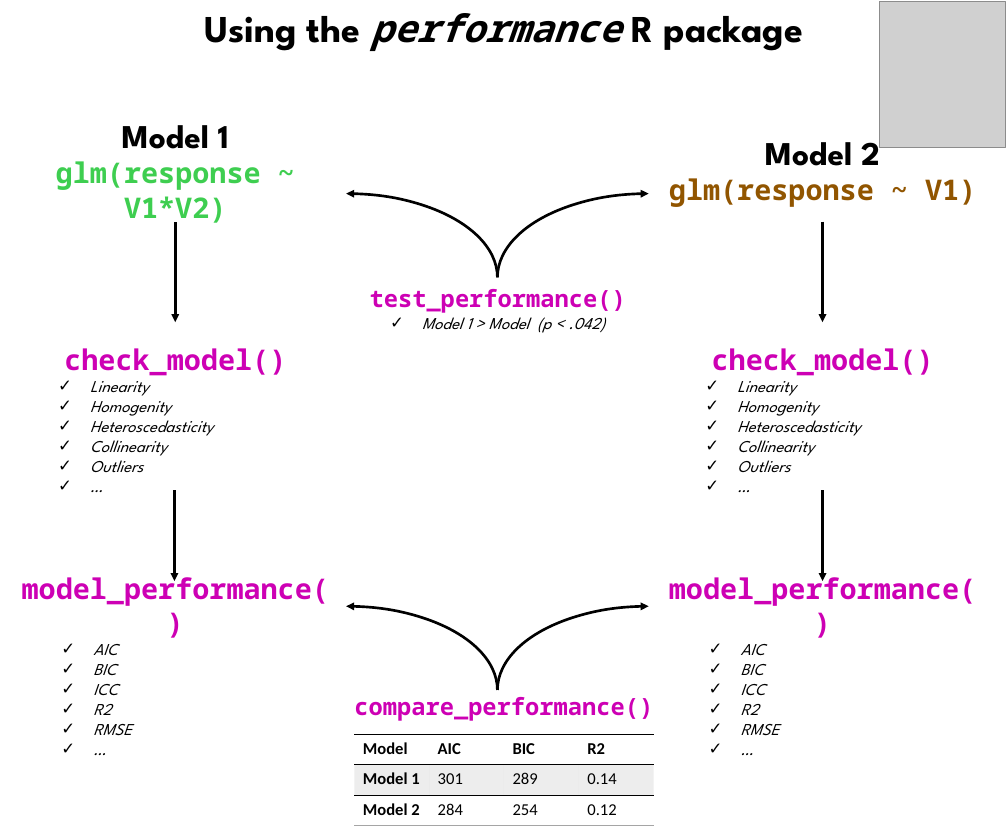
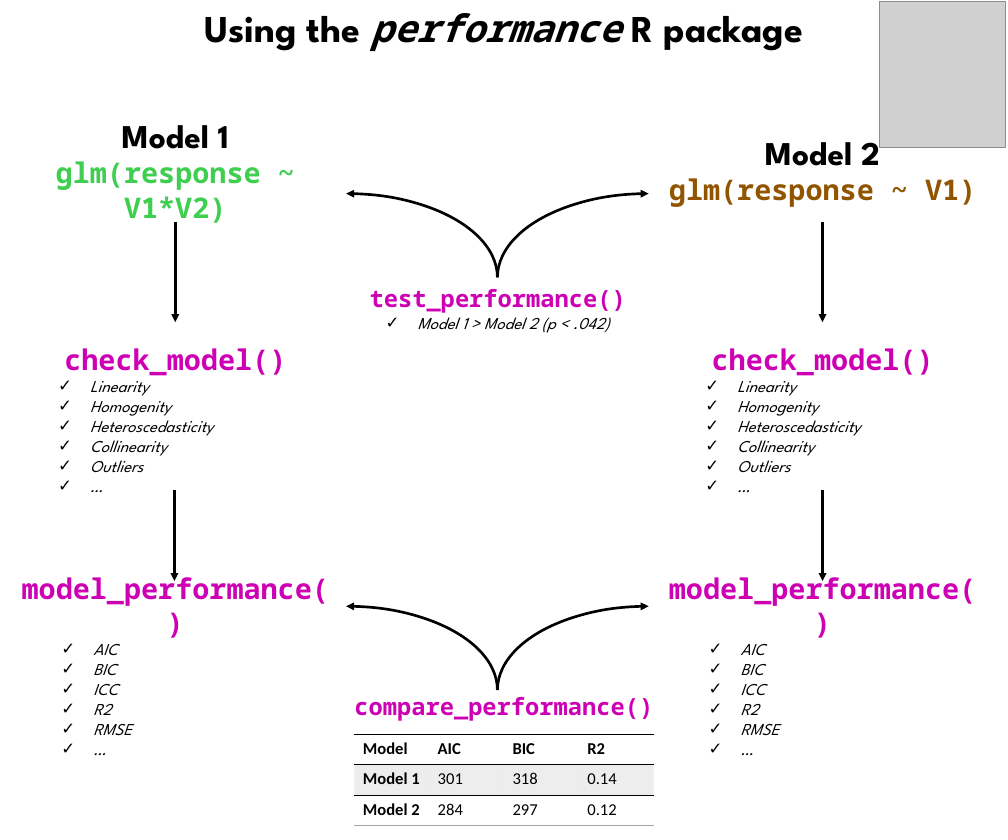
Before and after one commit to easystats/performance, a slide deck: slide 1 of paper/figures.pptx. Drawn at 1008x840 pixels with LibreOffice and Linux fonts; fonts in the diff are those of the drawing; grey boxes stand for pictures. Boxes give left, top, right and bottom in pixels: in the first picture for what was removed or moved away, otherwise in the second. Text is boxed around its words. In the diff, an @@ line names an element or a change of style, - is before the commit and + after.

```diff
--- a/paper/figures.pptx
+++ b/paper/figures.pptx
@@ text at bbox=[418, 311, 610, 333]: text changed @@
-✓ Model 1 > Model (p < .042)
+✓ Model 1 > Model 2 (p < .042)
@@ table at bbox=[354, 734, 655, 825] @@
-row 2, column 3: 289
+row 2, column 3: 318
-row 3, column 3: 254
+row 3, column 3: 297
```
Also in this commit, not shown: 1 other file.
